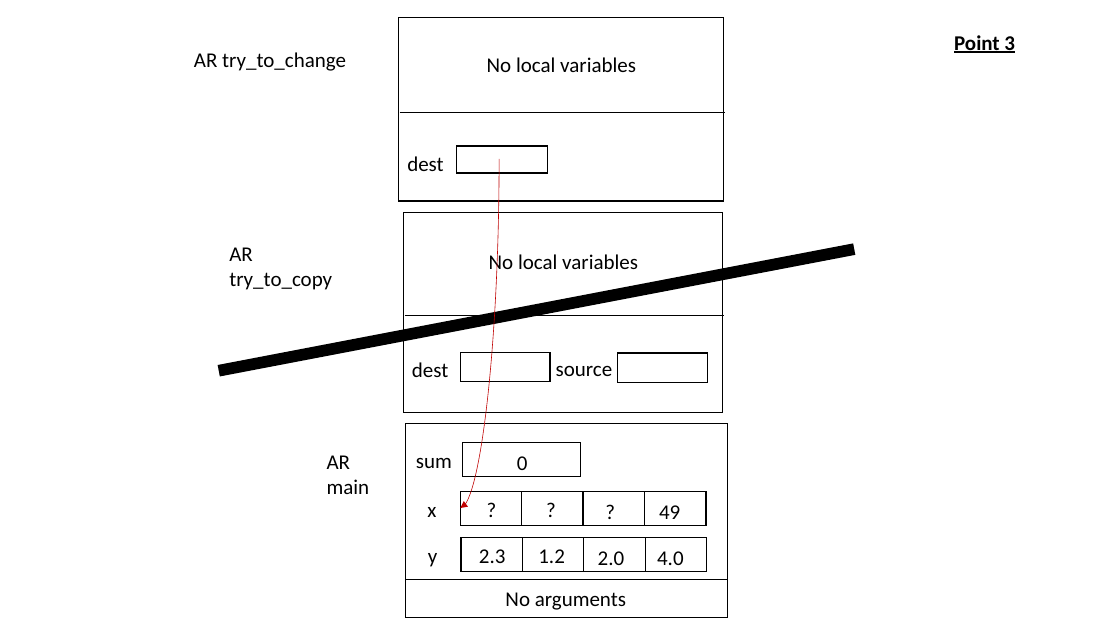
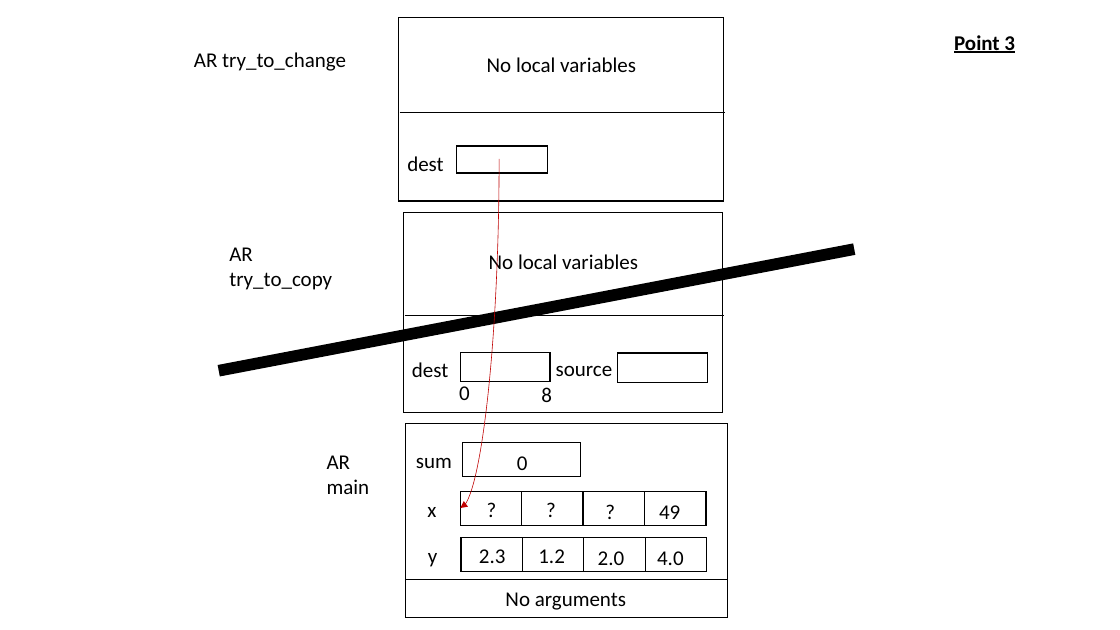
Before and after one commit to chvaldez10/ENSF-614, a slide deck: slide 3 of assignments/labs/lab2/documents/drawing.pptx. Drawn at 1120x630 pixels with LibreOffice and Linux fonts; fonts in the diff are those of the drawing. Boxes give left, top, right and bottom in pixels: in the first picture for what was removed or moved away, otherwise in the second. Text is boxed around its words. In the diff, an @@ line names an element or a change of style, - is before the commit and + after.

```diff
--- a/assignments/labs/lab2/documents/drawing.pptx
+++ b/assignments/labs/lab2/documents/drawing.pptx
@@ text added at <box>459,386,470,400</box>, 18 pt, text #000000 @@
+0
@@ text added at <box>541,387,552,402</box>, 18 pt, text #000000 @@
+8
```
Also in this commit, not shown: 2 other files.
